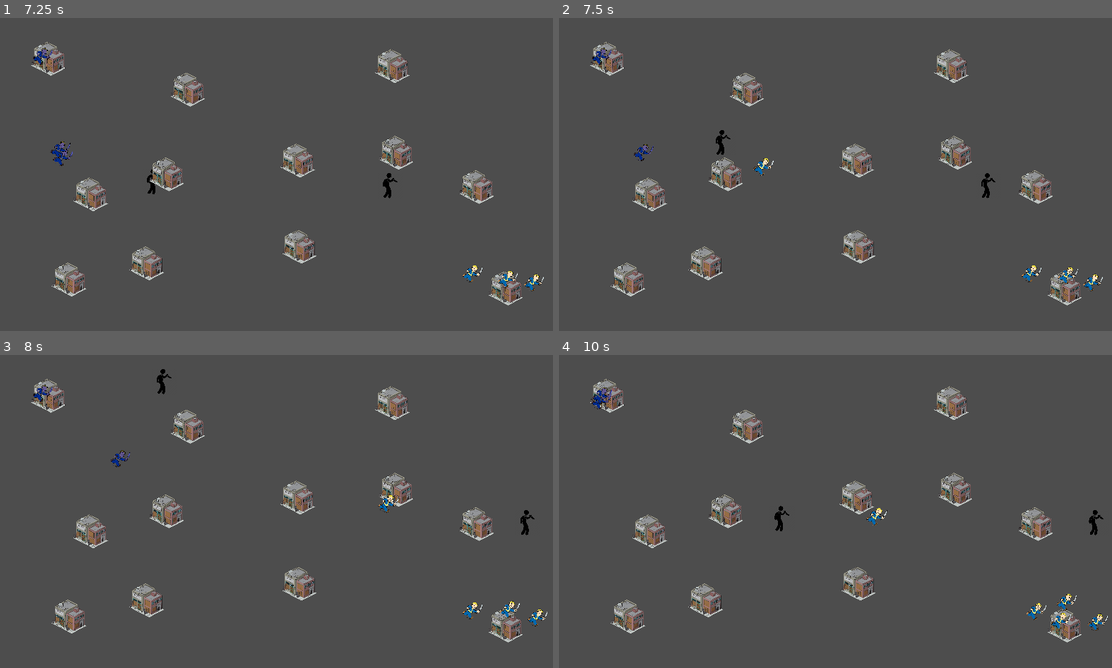
Above: before the commit, frames 1-4 (two rows, left to right).
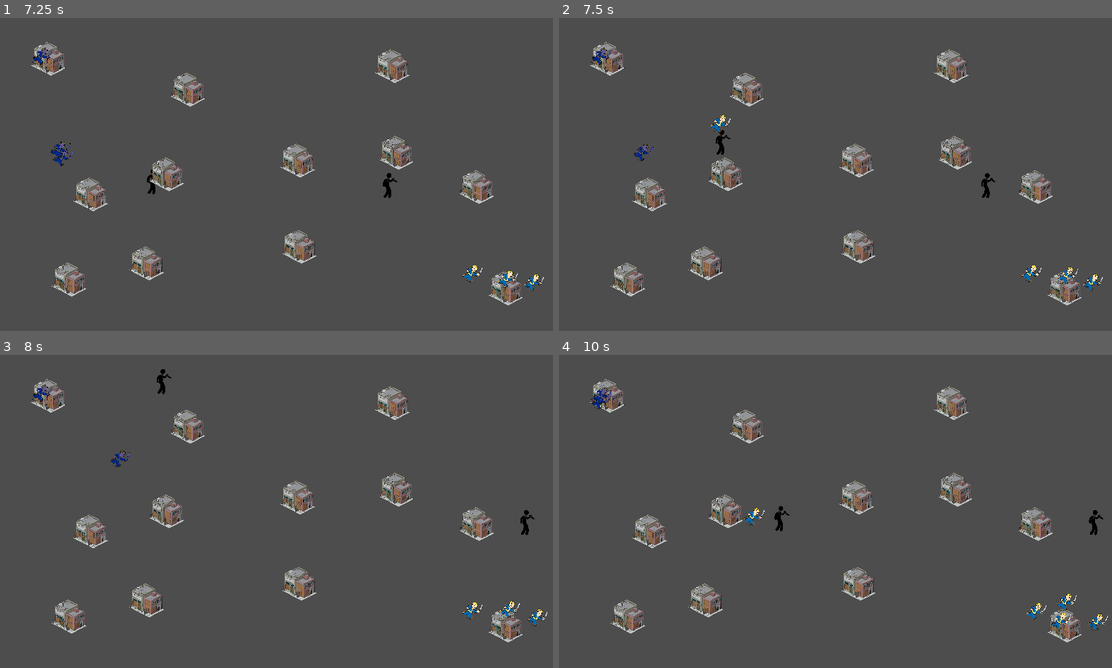
Above: after the commit, the same moments.

Repository: Alfenstein8/createjam
Game: Godot game, scene res://scenes/main_menu.tscn
The game is run twice, just before and just after one commit, with the same random seed, the same clock (stepped at 60 frames per second) and the same inputs.
Inputs:
- Up to frame 1 (7.25 s): click "GANG" at 0.5 s; hold D (p1_right) 1.28-2.03 s; hold Down (p2_down) 1.28-2.03 s; tap R (p1_shoot) at 1.35, 5.3 s; hold S (p1_down) 2.03-2.78 s; tap Down (p2_down) at 2.1, 6.05 s; tap Left (p2_left) at 2.3, 6.8 s; hold D (p1_right) 2.78-3.53 s; hold Left (p2_left) 2.78-3.53 s; tap Right (p2_right) at 3.05, 3.6 s; hold W (p1_up) 3.53-4.28 s; tap . (p2_shoot) at 3.8, 4.35 s; hold Up (p2_up) 4.28-5.03 s; hold A (p1_left) 4.28-5.78 s; tap Up (p2_up) at 5.1 s; hold S (p1_down) 5.78-6.53 s; hold F (p1_follow) 5.78-6.53 s; hold D (p1_right) from 6.53 s (still down); tap T (p1_interact) at 6.6 s
- Up to frame 2 (7.5 s): release D (p1_right) at 7.28 s; hold W (p1_up) from 7.28 s (still down); hold Right (p2_right) from 7.28 s (still down); tap R (p1_shoot) at 7.35 s
- Up to frame 3 (8 s): keep holding W (p1_up); keep holding Right (p2_right)
- Up to frame 4 (10 s): release W (p1_up) at 8.03 s; release Right (p2_right) at 8.03 s; hold D (p1_right) 8.03-8.78 s; tap Down (p2_down) at 8.1 s; tap . (p2_shoot) at 8.3 s; hold S (p1_down) 8.78-9.53 s; hold L (p2_follow) 8.78-9.53 s; tap Up (p2_up) at 9.05 s; hold A (p1_left) from 9.53 s (still down); tap , (p2_interact) at 9.6 s; tap R (p1_shoot) at 9.8 s

Frame 1 is identical in both runs. In frame 2, 0.2% of the frame differs, in the area x 27-39%, y 31-51%; in frame 3, less than 0.1%; in frame 4, 0.2%, in the area x 33-60%, y 48-55%.

Commit message:
Shooting dir

Diff:
--- a/Scripts/bullet.gd
+++ b/Scripts/bullet.gd
@@ -2,6 +2,7 @@
 
 var speed = 750
 var player_owner
+var move_dir = Vector2.ZERO
 
 # Called when the node enters the scene tree for the first time.
 func _ready():
@@ -9,7 +10,7 @@
 
 # Called every frame. 'delta' is the elapsed time since the previous frame.
 func _process(delta):
-	position += transform.x * speed * delta
+	position += move_dir * speed * delta
 
 func _on_bullet_body_entered(body):
 	if(body.is_in_group("player")):
--- a/Scripts/player.gd
+++ b/Scripts/player.gd
@@ -9,23 +9,28 @@
 var gangmembers = []
 var buildings_in_range = []
 var bullet = preload("res://scenes/bullet.tscn")
-
+var velocity
+var faceing_dir = Vector2.LEFT
 # Called when the node enters the scene tree for the first time.
 func _ready():
 	screen_size = get_viewport_rect().size
 
 # Called every frame. 'delta' is the elapsed time since the previous frame.
 func _process(delta):
-	var velocity = Vector2.ZERO # The player's movement vector.
+	velocity = Vector2.ZERO # The player's movement vector.
 	if player_num == 1:
 		if Input.is_action_pressed("p1_right"):
 			velocity.x += 1
+			faceing_dir = Vector2.RIGHT
 		if Input.is_action_pressed("p1_left"):
 			velocity.x -= 1
+			faceing_dir = Vector2.LEFT
 		if Input.is_action_pressed("p1_down"):
 			velocity.y += 1
+			faceing_dir = Vector2.DOWN
 		if Input.is_action_pressed("p1_up"):
 			velocity.y -= 1
+			faceing_dir = Vector2.UP
 		if Input.is_action_just_pressed("p1_shoot"):
 			var pop_gang = gangmembers.pop_back()
 			if pop_gang != null:
@@ -42,12 +47,16 @@
 	if player_num == 2:
 		if Input.is_action_pressed("p2_right"):
 			velocity.x += 1
+			faceing_dir = Vector2.RIGHT
 		if Input.is_action_pressed("p2_left"):
 			velocity.x -= 1
+			faceing_dir = Vector2.LEFT
 		if Input.is_action_pressed("p2_down"):
 			velocity.y += 1
+			faceing_dir = Vector2.DOWN
 		if Input.is_action_pressed("p2_up"):
 			velocity.y -= 1
+			faceing_dir = Vector2.UP
 		if Input.is_action_just_pressed("p2_shoot"):
 			var pop_gang = gangmembers.pop_back()
 			if pop_gang != null:
@@ -90,6 +99,7 @@
 	var new_bullet = bullet.instantiate()
 	new_bullet.player_owner = self
 	new_bullet.position = position
+	new_bullet.move_dir = faceing_dir
 	get_parent().add_child(new_bullet)
 
 func get_nearest_node(array):
